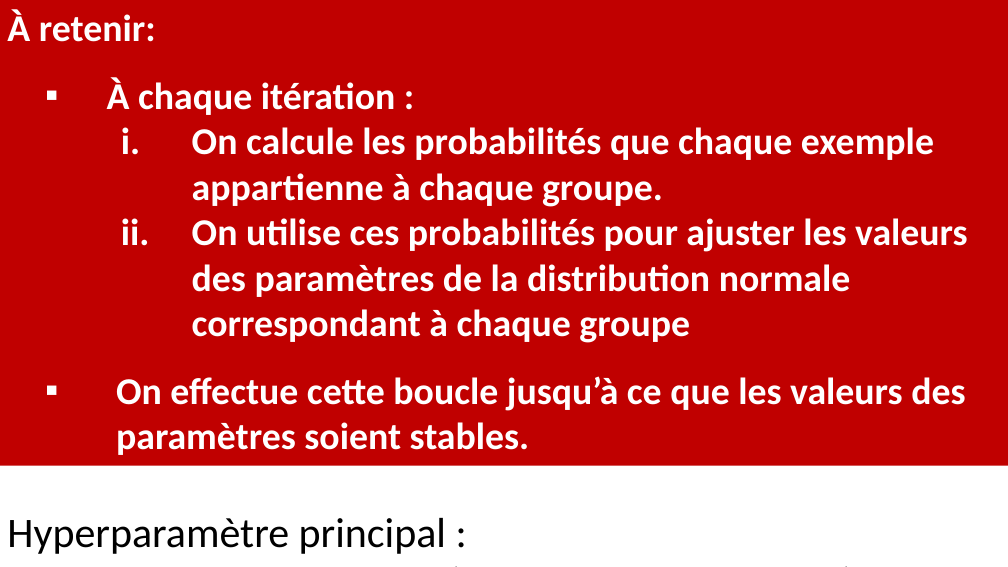
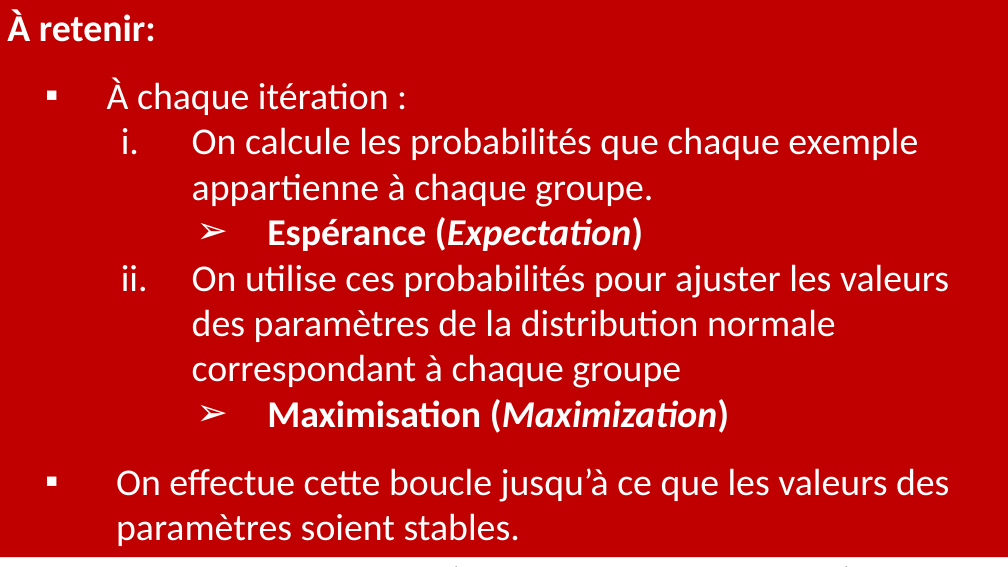
Before and after one commit to pnplab/ML_CRIUSMM, a slide deck: slide 22 of cours_4/img/cours_4.pptx (slide 21 before the commit). Drawn at 1008x567 pixels with LibreOffice and Linux fonts; fonts in the diff are those of the drawing. Boxes give left, top, right and bottom in pixels: in the first picture for what was removed or moved away, otherwise in the second. Text is boxed around its words. In the diff, an @@ line names an element or a change of style, - is before the commit and + after.

```diff
--- a/cours_4/img/cours_4.pptx
+++ b/cours_4/img/cours_4.pptx
@@ rectangle "À retenir:": place and size @@
-rectangle "À retenir:" at <box>0,0,1008,466</box>
+rectangle "À retenir:" at <box>0,0,1008,557</box>
@@ text in rectangle at <box>107,78,949,546</box>: bold off in "À chaque itération :", "On calcule les probabilités que chaque exemple ...", "On utilise ces probabilités pour ajuster les ...", "On effectue cette boucle jusqu’à ce que ..." @@
@@ text in rectangle at <box>267,217,643,251</box>: paragraph added @@
+          ➢ Espérance (Expectation)
@@ text in rectangle at <box>267,399,729,433</box>: paragraph added @@
+          ➢ Maximisation (Maximization)
```
Also in this commit, not shown: 4 slides added, 3 slides removed, 7 other files.
